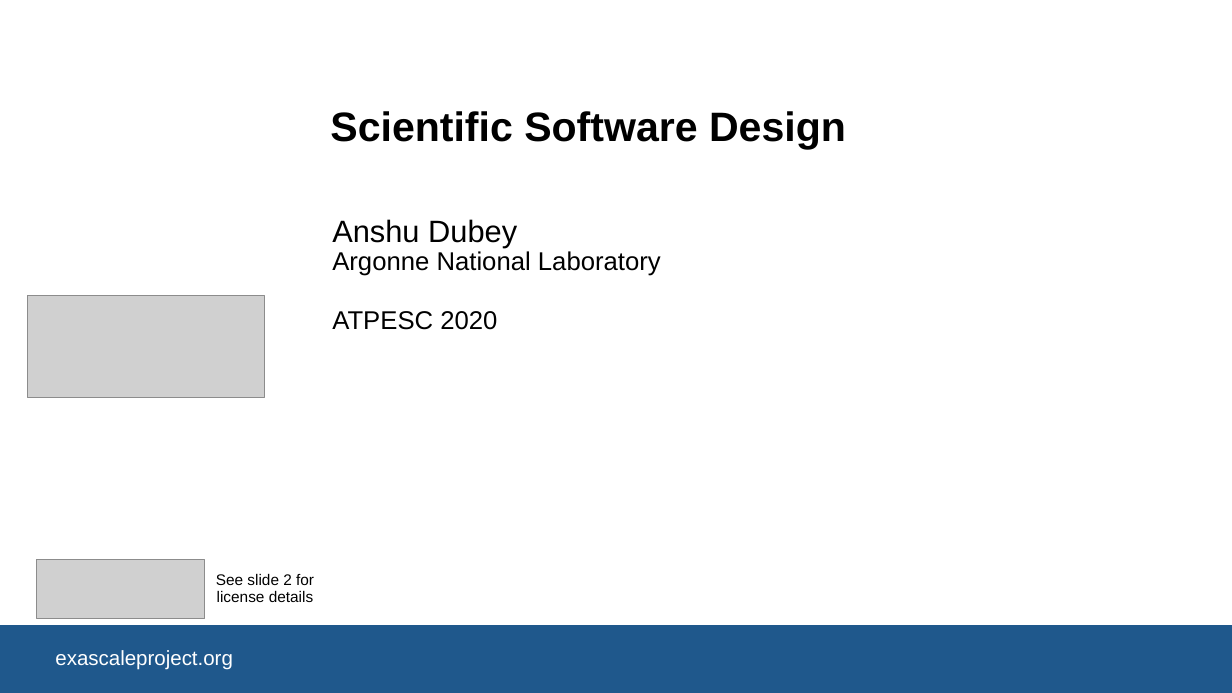
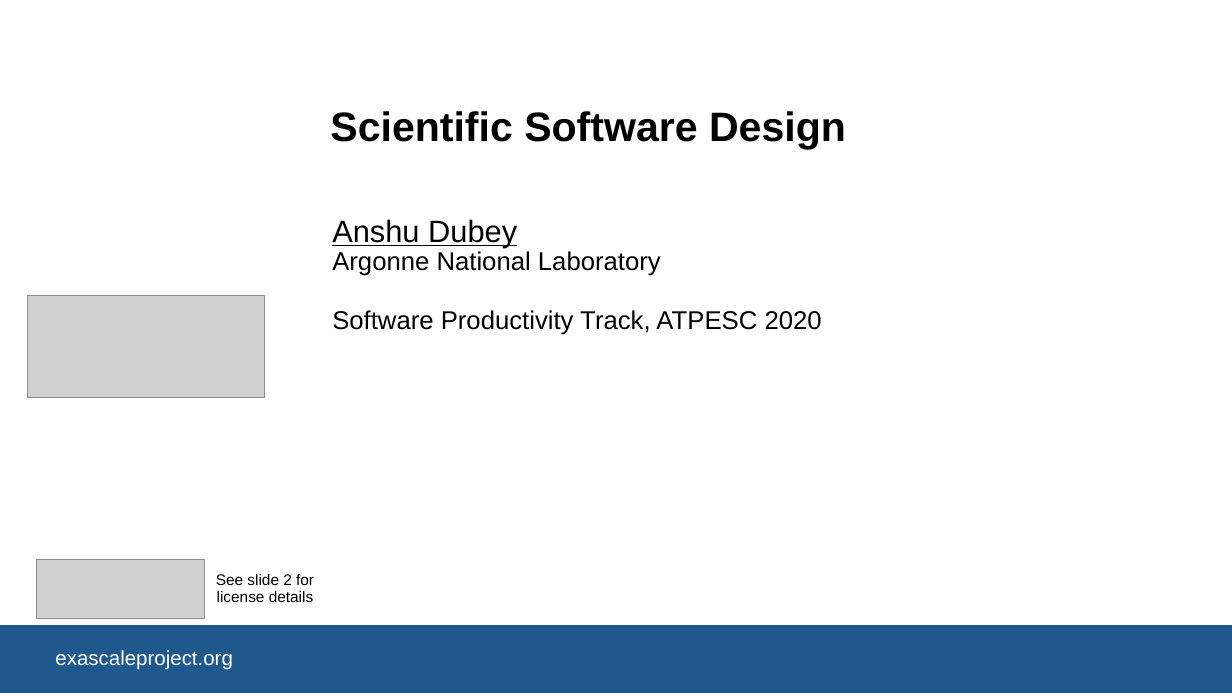
Before and after one commit to betterscientificsoftware/bssw-tutorial, a slide deck: slide 1 of presentations/04-design.pptx. Drawn at 1232x693 pixels with LibreOffice and Linux fonts; fonts in the diff are those of the drawing; grey boxes stand for pictures; background and template pictures are left out. Boxes give left, top, right and bottom in pixels: in the first picture for what was removed or moved away, otherwise in the second. Text is boxed around its words. In the diff, an @@ line names an element or a change of style, - is before the commit and + after.

Commit message:
Update Anshu's slides

```diff
--- a/presentations/04-design.pptx
+++ b/presentations/04-design.pptx
@@ subtitle at <box>332,219,661,276</box>: underline on in "Anshu Dubey" @@
@@ subtitle at <box>332,310,822,335</box>: text changed @@
-ATPESC 2020
+Software Productivity Track, ATPESC 2020
```
Also in this commit, not shown: 5 other slides changed, 1 slide removed, 1 other file.
